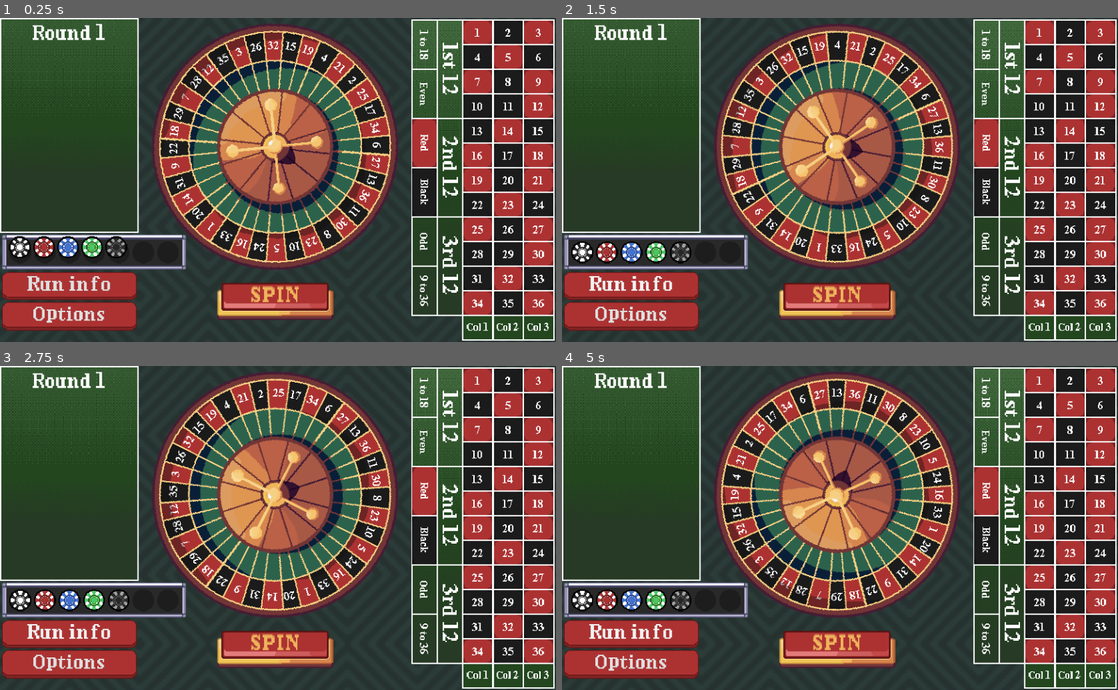
Above: before the commit, frames 1-4 (two rows, left to right).
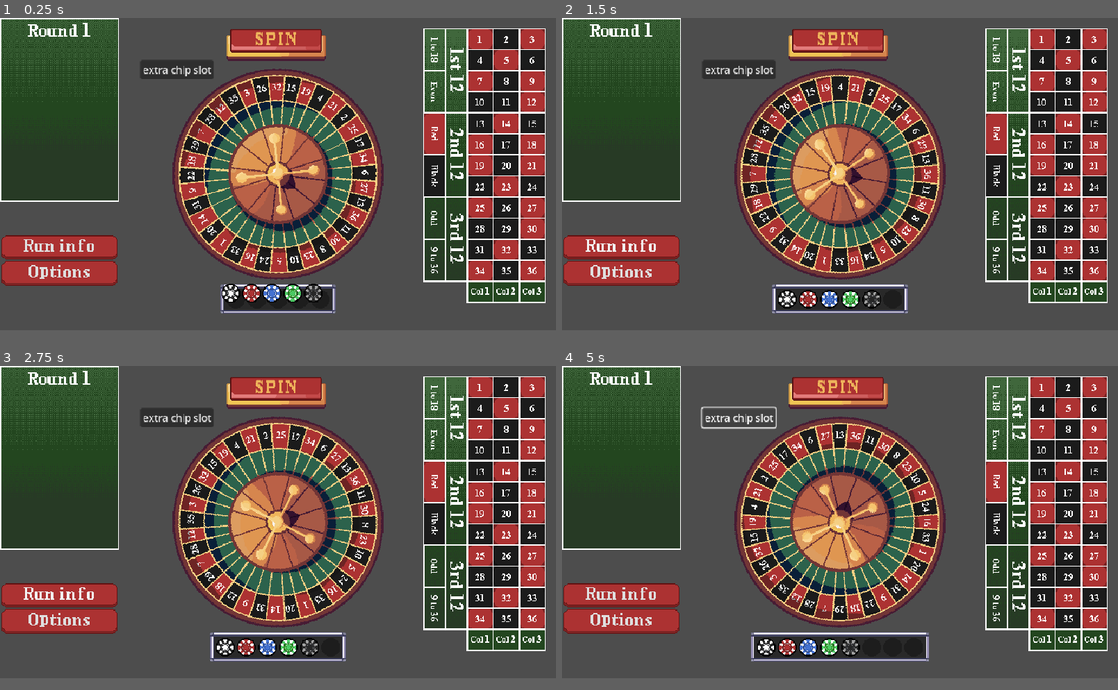
Above: after the commit, the same moments.

Repository: wonderdip/roulette-roguelike
Game: Godot game, scene res://scenes/roulette.tscn
The game is run twice, just before and just after one commit, with the same random seed, the same clock (stepped at 60 frames per second) and the same inputs.
Inputs (mouse positions are in pixels of both pictures, inside the frame that each line leads up to):
- Up to frame 1 (0.25 s): no input
- Up to frame 2 (1.5 s): click (739, 73) at 0.5 s, where only the run after the commit has a clickable "extra chip slot"; click "Run info" at 1.25 s
- Up to frame 3 (2.75 s): click "Run info" at 2 s
- Up to frame 4 (5 s): click (739, 421) at 2.75 s, where only the run after the commit has a clickable "extra chip slot"; click "Run info" at 3.5 s; click (739, 421) at 4.25 s, where only the run after the commit has a clickable "extra chip slot"
In our replay, the window is 800x467 before the commit and 800x450 after it. These sizes can differ from the game's own. Grey fills any space a smaller window leaves; there, only what the larger window draws over its background counts as a difference.

The runs differ from the first frame. In frame 1, 73% of the frame differs, in the area x 0-100%, y 0-100%; in frame 2, 73%; in frame 3, 72%; in frame 4, 72%.

Commit message:
adding chip slots done

Diff:
--- a/project.godot
+++ b/project.godot
@@ -21,10 +21,10 @@
 
 [display]
 
-window/size/viewport_width=768
-window/size/viewport_height=448
-window/size/window_width_override=1536
-window/size/window_height_override=896
+window/size/viewport_width=896
+window/size/viewport_height=504
+window/size/window_width_override=1792
+window/size/window_height_override=1008
 window/stretch/mode="canvas_items"
 window/stretch/aspect="expand"
 
--- a/scenes/chip_case.tscn
+++ b/scenes/chip_case.tscn
@@ -10,12 +10,16 @@
 
 [node name="TrayContainer" type="HBoxContainer" parent="."]
 unique_name_in_owner = true
-anchors_preset = 4
+anchors_preset = 8
+anchor_left = 0.5
 anchor_top = 0.5
+anchor_right = 0.5
 anchor_bottom = 0.5
+offset_left = -93.0
 offset_top = -24.0
-offset_right = 186.0
+offset_right = 93.0
 offset_bottom = 24.0
+grow_horizontal = 2
 grow_vertical = 2
 theme_override_constants/separation = 0
 
--- a/scenes/global.tscn
+++ b/scenes/global.tscn
@@ -11,4 +11,5 @@
 script = ExtResource("1_4pk28")
 chip_palettes = Array[Texture2D]([ExtResource("2_6rlim"), ExtResource("2_opebo"), ExtResource("3_m3l3d"), ExtResource("5_mmyj5"), ExtResource("6_unqd7")])
 original_palette = ExtResource("2_opebo")
+chip_slots = 5
 starter_money = 10
--- a/scenes/layout.tscn
+++ b/scenes/layout.tscn
@@ -7,15 +7,12 @@
 [ext_resource type="Texture2D" uid="uid://dbs7li7xpf5wx" path="res://Assets/layoutcolours.png" id="5_272v2"]
 [ext_resource type="Script" uid="uid://dl4ufqvihx8g0" path="res://scripts/segment_overlay.gd" id="5_trw21"]
 
-[sub_resource type="RectangleShape2D" id="RectangleShape2D_272v2"]
-size = Vector2(198, 444)
-
 [node name="Layout" type="Node2D"]
 script = ExtResource("1_jx7fm")
 layout_segment_scene = ExtResource("2_trw21")
 
 [node name="Layout" type="Sprite2D" parent="."]
-position = Vector2(99, 224)
+position = Vector2(99, 222)
 texture = ExtResource("3_272v2")
 
 [node name="Labels" type="Control" parent="Layout"]
@@ -238,10 +235,4 @@
 color = Color(1, 0.6666667, 0.23921569, 1)
 
 [node name="GridStart" type="Marker2D" parent="."]
-position = Vector2(72, 4)
-
-[node name="Area2D" type="Area2D" parent="."]
-
-[node name="CollisionShape2D" type="CollisionShape2D" parent="Area2D"]
-position = Vector2(99, 224)
-shape = SubResource("RectangleShape2D_272v2")
+position = Vector2(72, 2)
--- a/scenes/poker_chip.tscn
+++ b/scenes/poker_chip.tscn
@@ -22,7 +22,10 @@
 shader_parameter/tolerance = 0.01
 
 [sub_resource type="CircleShape2D" id="CircleShape2D_6m1hv"]
-radius = 12.0
+radius = 16.0
+
+[sub_resource type="CircleShape2D" id="CircleShape2D_x2t64"]
+radius = 11.0
 
 [sub_resource type="Animation" id="Animation_8dh0e"]
 length = 0.001
@@ -102,10 +105,18 @@
 texture = ExtResource("2_6m1hv")
 hframes = 4
 
-[node name="Area2D" type="Area2D" parent="."]
+[node name="PickUpArea" type="Area2D" parent="."]
+unique_name_in_owner = true
 
-[node name="CollisionShape2D" type="CollisionShape2D" parent="Area2D"]
+[node name="CollisionShape2D" type="CollisionShape2D" parent="PickUpArea"]
 shape = SubResource("CircleShape2D_6m1hv")
+
+[node name="ZoneArea" type="Area2D" parent="."]
+unique_name_in_owner = true
+
+[node name="CollisionShape2D" type="CollisionShape2D" parent="ZoneArea"]
+shape = SubResource("CircleShape2D_x2t64")
+debug_color = Color(0.9959913, 0, 0.2036139, 0.41960785)
 
 [node name="AnimationPlayer" type="AnimationPlayer" parent="."]
 libraries = {
@@ -117,4 +128,4 @@
 volume_db = 4.0
 pitch_scale = 1.05
 
-[connection signal="area_entered" from="Area2D" to="." method="_on_area_2d_area_entered"]
+[connection signal="area_entered" from="PickUpArea" to="." method="_on_area_2d_area_entered"]
--- a/scenes/roulette.tscn
+++ b/scenes/roulette.tscn
@@ -60,6 +60,7 @@
 shader = ExtResource("2_co0ci")
 
 [node name="Background" type="Sprite2D" parent="."]
+visible = false
 z_index = -10
 position = Vector2(384, 224)
 texture = ExtResource("2_6wnlc")
@@ -165,10 +166,10 @@
 theme_override_constants/separation = -2
 
 [node name="Layout" parent="." instance=ExtResource("3_lp4gq")]
-position = Vector2(568, 0)
+position = Vector2(682, 16)
 
 [node name="Wheel" parent="." instance=ExtResource("7_6wnlc")]
-position = Vector2(380, 178)
+position = Vector2(448, 252)
 
 [node name="BallSpin" type="Node2D" parent="."]
 position = Vector2(320, 160)
@@ -189,17 +190,17 @@
 max_polyphony = 32
 
 [node name="SpinButton" type="TextureButton" parent="."]
-offset_left = 300.0
-offset_top = 360.0
-offset_right = 460.0
-offset_bottom = 418.0
+offset_left = 365.0
+offset_top = 11.0
+offset_right = 525.0
+offset_bottom = 69.0
 pivot_offset = Vector2(80, 29)
 texture_normal = ExtResource("17_ucm42")
 texture_pressed = ExtResource("18_o21qx")
 texture_disabled = ExtResource("18_o21qx")
 
 [node name="ChipCase" parent="." instance=ExtResource("21_waas3")]
-position = Vector2(3, 324)
+position = Vector2(448, 454)
 
 [node name="Chips" type="Node2D" parent="."]
 script = ExtResource("21_bjn61")
@@ -236,4 +237,12 @@
 layout_mode = 2
 text = "Options"
 
+[node name="Button" type="Button" parent="."]
+offset_left = 226.0
+offset_top = 68.0
+offset_right = 344.0
+offset_bottom = 99.0
+text = "extra chip slot"
+
 [connection signal="pressed" from="SpinButton" to="BallSpin" method="_on_spin_button_pressed"]
+[connection signal="pressed" from="Button" to="." method="_on_button_pressed"]
--- a/scripts/chip_case.gd
+++ b/scripts/chip_case.gd
@@ -10,7 +10,7 @@
 func _ready() -> void:
 	start_pos = %Marker2D.global_position
 	spawn_chip_slots()
-	add_tray_segments(2)
+	Global.chip_slots_changed.connect(add_tray_segments)
 
 func get_slot_global_position(slot_number: int) -> Vector2:
 	return Vector2(
@@ -37,8 +37,27 @@
 		slots.append(slot)
 		add_child(slot)
 
+func add_chip_slot(amount: int):
+	for slot in slots:
+		slot.global_position.x = slot.global_position.x - (chip_width + x_offset) / 2 * amount
+		if slot.slot_number == 1:
+			start_pos = slot.global_position
+
+	for i in range(slots.size() + 1, amount + slots.size() + 1):
+		var slot = ChipSlot.new()
+		slot.slot_number = i
+		slot.position = get_slot_global_position(i)
+		slot.case = self
+		slots.append(slot)
+		add_child(slot)
+
+	for slot in slots:
+		if slot.chip != null:
+			slot.chip._return_to_case()
+
 func add_tray_segments(amount: int):
 	for i in range(0, amount):
 		var middle = %TrayMiddle.duplicate()
 		middle.show()
 		%TrayMiddle.add_sibling(middle, true)
+	add_chip_slot(amount)
--- a/scripts/global.gd
+++ b/scripts/global.gd
@@ -1,6 +1,7 @@
 extends Node
 
 signal update_bet
+signal chip_slots_changed(amount: int)
 
 enum BetColor{
 	NONE,
@@ -145,12 +146,13 @@
 var current_bets: Array[Bet] = []
 var current_chips: Array[PokerChip] = []
 
-var max_chips: int = 5
+@export var max_chips: int = 8
+@export var chip_slots: int
 var current_money: float
 @export var starter_money: int
 
 var current_phase: GamePhase = GamePhase.BETTING
-var max_spins: int = 4
+@export var max_spins: int = 4
 var spins: int = 0
 var spinning: bool = false
 var current_round: int = 1
@@ -213,6 +215,10 @@
 		current_bets.remove_at(idx)
 		current_chips.remove_at(idx)
 	update_bet.emit()
+
+func change_chip_slots(amount: int):
+	chip_slots += amount
+	chip_slots_changed.emit(amount)
 
 func type_to_string(type: BetType):
 	match type:
--- a/scripts/layout.gd
+++ b/scripts/layout.gd
@@ -10,7 +10,6 @@
 
 @export var cell_size: Vector2 = Vector2(40, 32)
 @onready var grid_start: Marker2D = $GridStart
-@onready var layout_area: Area2D = $Area2D
 
 var start_pos: Vector2i
 
@@ -27,7 +26,7 @@
 	spawn_eighteen_bets()
 	spawn_even_odd_bets()
 	spawn_colour_bets()
-	layout_area.add_to_group("layout_area")
+
 
 func spawn_segments():
 	for i in range(Global.DEFAULT_NUMBER_COLORS.size()):
--- a/scripts/poker_chip.gd
+++ b/scripts/poker_chip.gd
@@ -13,12 +13,9 @@
 var last_zone: BetZone = null
 var home_slot: ChipSlot = null
 
-var _layout_area: Area2D = null
-
 func _ready() -> void:
-	$Area2D.input_pickable = true
-	$Area2D.connect("input_event", _on_input_event)
-	_layout_area = get_tree().get_first_node_in_group("layout_area")
+	%PickUpArea.input_pickable = true
+	%PickUpArea.connect("input_event", _on_input_event)
 	_apply_palette()
 
 	for slot in get_tree().get_nodes_in_group("chip_slots"):
@@ -81,7 +78,7 @@
 	$AnimationPlayer.play("chip_bounce")
 	chip_shake()
 
-	if _is_over_layout() and nearest_zone != null:
+	if nearest_zone != null:
 		_set_zone_highlight(nearest_zone, true)
 		Global.place_bet(nearest_zone, self)  # pass self
 	else:
@@ -92,7 +89,7 @@
 	var best: BetZone = null
 	var best_priority: int = -1
 
-	for zone in $Area2D.get_overlapping_areas():
+	for zone in %ZoneArea.get_overlapping_areas():
 		if zone is BetZone:
 			var priority = get_bet_priority(zone.bet_type)
 			if priority > best_priority:
@@ -126,20 +123,6 @@
 		var zones = Global.current_bets.map(func(b): return b.bet_zone)
 		overlay.highlight_zones(zones)
 
-func _is_over_layout() -> bool:
-	if _layout_area == null:
-		return false
-	# Use position-based check rather than physics overlap
-	# since overlap state may lag behind visual position
-	var layout_shape = _layout_area.get_node_or_null("CollisionShape2D")
-	if layout_shape == null:
-		return false
-	var rect = Rect2(
-		_layout_area.global_position,
-		layout_shape.shape.size
-	)
-	return rect.has_point(global_position)
-
 func _return_to_case() -> void:
 	home_slot.chip_in = true
 	var tween = create_tween()
--- a/scripts/roulette.gd
+++ b/scripts/roulette.gd
@@ -40,3 +40,7 @@
 		mat.set_shader_parameter("colors_count", 6)
 		mat.set_shader_parameter("tolerance", 0.01)
 		details.get_node("Sprite2D").material = mat
+
+func _on_button_pressed() -> void:
+	if Global.chip_slots < Global.max_chips:
+		Global.change_chip_slots(1)
Not shown: 1 places in scenes/layout.tscn that only renumber resources
Not shown: 1 places in scenes/poker_chip.tscn that only renumber resources
